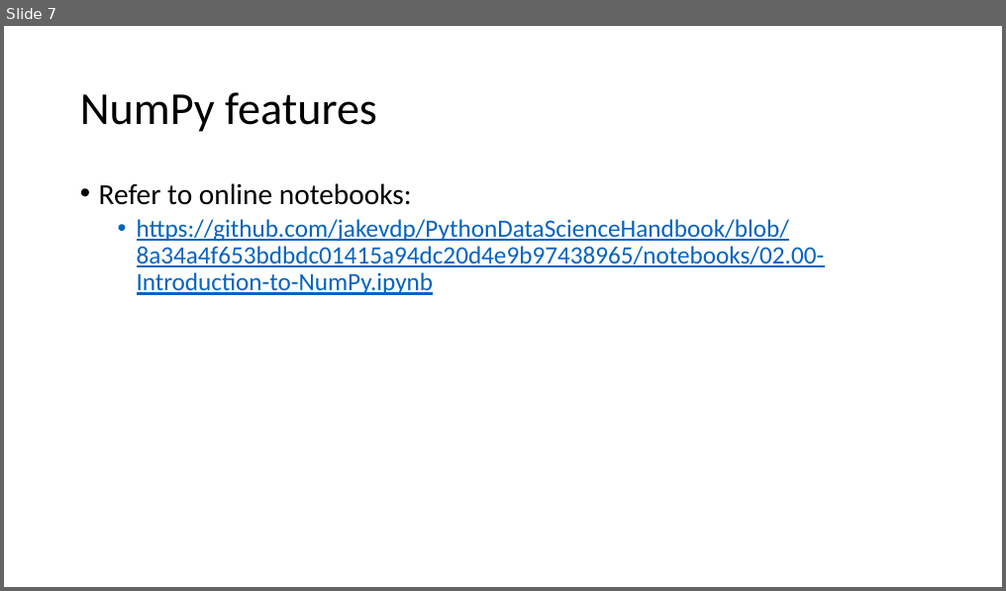
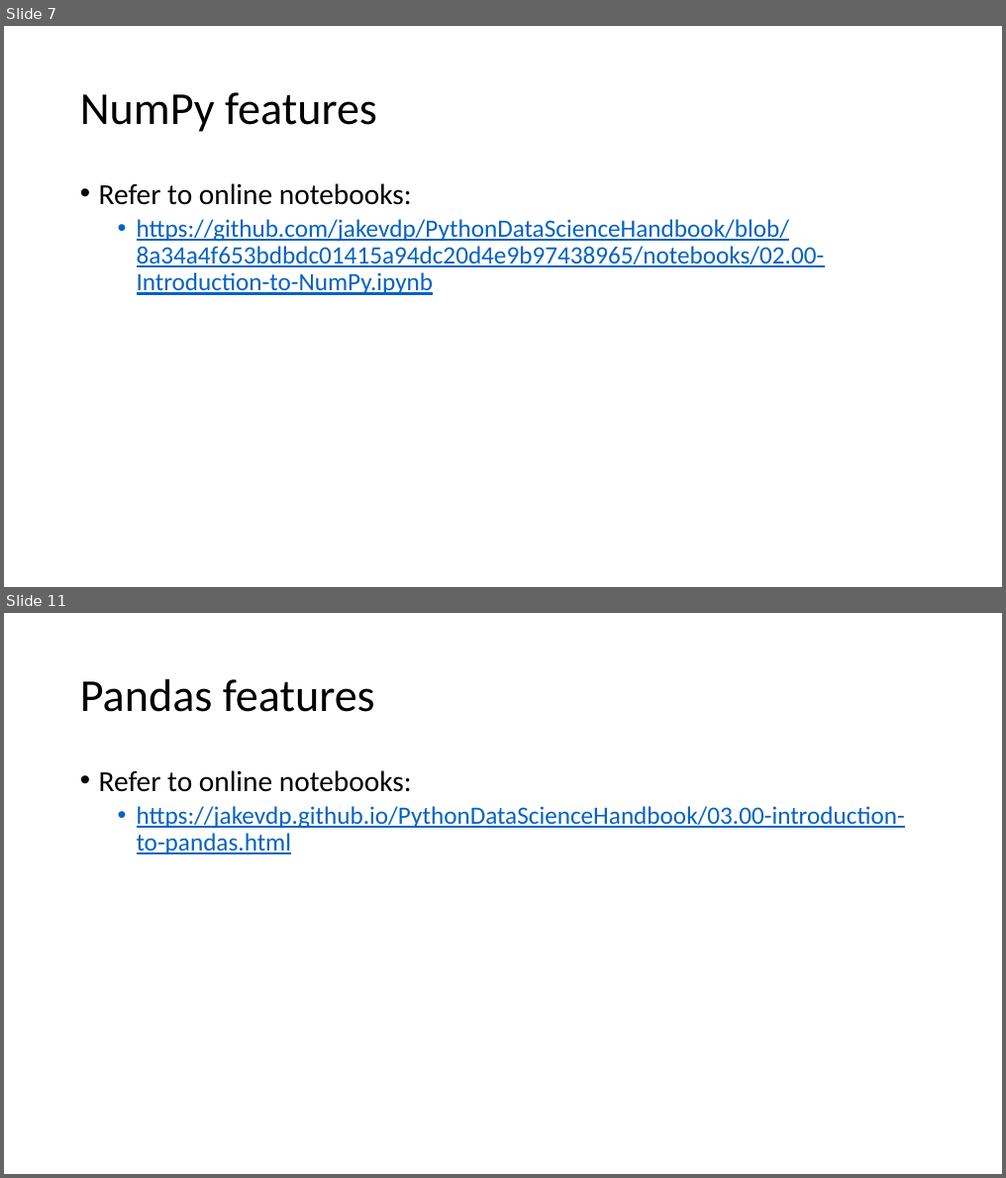
Before and after one commit to ppawar/ppawar.github.io, a slide deck: Spring2020/CSE351-S20/lectures/Python for Data Science - JakeVanderPlas.pptx. Shown one above the other, each under a label of ours: slide 7 before the commit, slides 7 and 11 after it; the slides between them are not shown. The pictures are 1006x591 and 1006x1178 pixels, drawn with LibreOffice and Linux fonts; fonts in the diff are those of the drawing. Boxes give left, top, right and bottom in pixels: in the first picture for what was removed or moved away, otherwise in the second. Text is boxed around its words. In the diff, an @@ line names an element or a change of style, - is before the commit and + after.

```diff
--- a/Spring2020/CSE351-S20/lectures/Python for Data Science - JakeVanderPlas.pptx
+++ b/Spring2020/CSE351-S20/lectures/Python for Data Science - JakeVanderPlas.pptx
@@ slide 11 added at (4,613,1002,1174), background #FFFFFF @@
@@ title added at (80,679,375,712), 44 pt, text #000000 @@
+Pandas features
@@ text added at (99,770,905,855), 24 pt, text #0563C1, underline @@
+• Refer to online notebooks:
+  • https://jakevdp.github.io/PythonDataScienceHandbook/03.00-introduction-to-pandas.html
```
Also in this commit, not shown: 1 slide changed, 3 other slides added.
